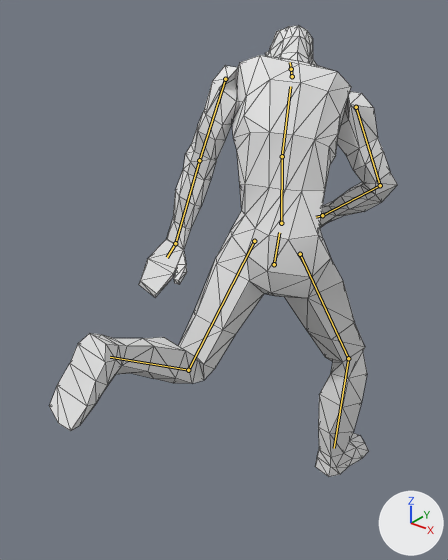
The glTF model assets/models/zombies/zombie_rig.glb as it was, and as the next commit left it.
Both versions are drawn from a 50 mm camera at (0.979, -1.465, 1.587) aimed at (-0.089, -0.13, 0.76). The axes (+X, +Y, +Z) are drawn at lower right. The lights are the same throughout. The first picture is the older version. Both versions are drawn at frame 4 of the action 'stun'; the numbers are the values there. The bones that change are drawn over the model as lines. Mesh edges are drawn as thin lines.

The first picture shows 'Cuerpo'.
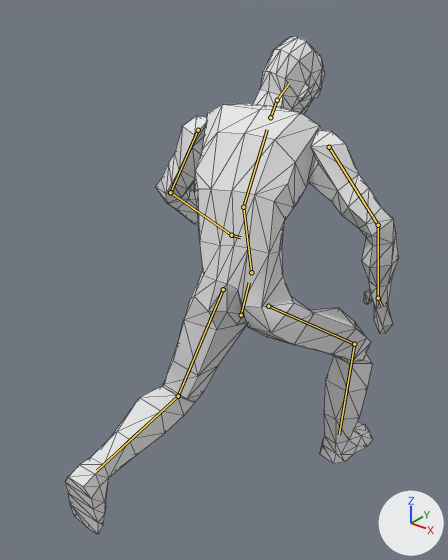
Location of each change, (x1, y1, x2, y2) in pixels of the pictures (448 x 560 px):
```json
{"object": "Cuerpo", "change": "posed", "before": [49, 26, 398, 477], "after": [65, 37, 399, 534], "on screen": "10% taller"}
{"bone": "pelvis", "before": "(274, 264) to (279, 232)", "after": "(241, 315) to (249, 282)"}
{"bone": "spine", "before": "(281, 223) to (282, 156)", "after": "(251, 272) to (243, 207)"}
{"bone": "chest", "before": "(282, 156) to (290, 86)", "after": "(243, 207) to (267, 129)"}
{"bone": "neck", "before": "(292, 76) to (291, 69)", "after": "(270, 117) to (277, 100)"}
{"bone": "head", "before": "(291, 69) to (290, 62)", "after": "(277, 100) to (289, 83)"}
{"bone": "upper_arm_left", "before": "(225, 79) to (199, 160)", "after": "(198, 130) to (170, 192)"}
{"bone": "forearm_left", "before": "(199, 160) to (175, 243)", "after": "(170, 192) to (231, 235)"}
{"bone": "hand_left", "before": "(175, 243) to (167, 257)", "after": "(231, 235) to (240, 237)"}
{"bone": "upper_arm_right", "before": "(356, 107) to (380, 185)", "after": "(329, 147) to (378, 225)"}
{"bone": "forearm_right", "before": "(380, 185) to (322, 215)", "after": "(378, 225) to (378, 298)"}
{"bone": "hand_right", "before": "(322, 215) to (316, 217)", "after": "(378, 298) to (382, 306)"}
{"bone": "thigh_left", "before": "(254, 241) to (188, 370)", "after": "(223, 289) to (178, 396)"}
{"bone": "shin.L", "before": "(188, 370) to (110, 357)", "after": "(178, 396) to (97, 470)"}
{"bone": "thigh_right", "before": "(300, 254) to (348, 358)", "after": "(268, 306) to (354, 344)"}
{"bone": "shin.R", "before": "(348, 358) to (334, 448)", "after": "(354, 344) to (339, 435)"}
```

Scene script edits in JSON lines:
```json
{"block": "bone_pelvis", "where": "bone_pelvis = bpy.data.objects['rig'].pose.bones['pelvis']  # child of 'root'"}
{"op": "set", "path": "bone_pelvis.location", "old": "(0.0, -0.09, 0.023)", "new": "(0.005, -0.239, -0.102)"}
{"op": "set", "path": "bone_pelvis.rotation_quaternion", "old": "(1.0, 0.0, 0.0, 0.0)", "new": "(0.998, 0.063, 0.0, 0.0)", "note": "degrees (0, 0, 0) -> degrees (7, 0, 0)"}
{"block": "bone_spine", "where": "bone_spine = bpy.data.objects['rig'].pose.bones['spine']  # child of 'pelvis'"}
{"op": "set", "path": "bone_spine.rotation_quaternion", "old": "(0.933, 0.082, 0.348, -0.048)", "new": "(0.975, -0.052, 0.186, -0.106)", "note": "degrees (9, 41, -2) -> degrees (-9, 21, -14)"}
{"block": "bone_chest", "where": "bone_chest = bpy.data.objects['rig'].pose.bones['chest']  # child of 'spine'"}
{"op": "set", "path": "bone_chest.rotation_quaternion", "old": "(0.939, 0.329, 0.03, 0.099)", "new": "(0.929, 0.347, -0.062, 0.113)", "note": "degrees (39, -1, 12) -> degrees (40, -11, 10)"}
{"block": "bone_neck", "where": "bone_neck = bpy.data.objects['rig'].pose.bones['neck']  # child of 'chest'"}
{"op": "set", "path": "bone_neck.rotation_quaternion", "old": "(1.0, 0.0, 0.0, 0.0)", "new": "(0.973, -0.227, -0.046, 0.028)", "note": "degrees (0, 0, 0) -> degrees (-26, -4, 4)"}
{"block": "bone_head", "where": "bone_head = bpy.data.objects['rig'].pose.bones['head']  # child of 'neck'"}
{"op": "set", "path": "bone_head.rotation_quaternion", "old": "(0.984, 0.18, 0.0, 0.0)", "new": "(0.975, 0.155, -0.072, 0.142)", "note": "degrees (21, 0, 0) -> degrees (17, -11, 15)"}
{"block": "bone_upper_arm_left", "where": "bone_upper_arm_left = bpy.data.objects['rig'].pose.bones['upper_arm_left']  # child of 'shoulder_left'"}
{"op": "set", "path": "bone_upper_arm_left.rotation_quaternion", "old": "(0.525, 0.27, 0.758, 0.279)", "new": "(0.782, 0.331, 0.407, 0.338)", "note": "degrees (113, 40, 113) -> degrees (60, 24, 61)"}
{"block": "bone_forearm_left", "where": "bone_forearm_left = bpy.data.objects['rig'].pose.bones['forearm_left']  # child of 'upper_arm_left'"}
{"op": "set", "path": "bone_forearm_left.rotation_quaternion", "old": "(0.984, -0.165, -0.067, -0.001)", "new": "(0.902, 0.405, -0.046, 0.144)", "note": "degrees (-19, -8, 1) -> degrees (47, -11, 13)"}
{"block": "bone_hand_left", "where": "bone_hand_left = bpy.data.objects['rig'].pose.bones['hand_left']  # child of 'forearm_left'"}
{"op": "set", "path": "bone_hand_left.rotation_quaternion", "old": "(0.965, -0.047, -0.031, -0.257)", "new": "(0.962, 0.062, -0.088, 0.25)", "note": "degrees (-4, -5, -30) -> degrees (4, -12, 29)"}
{"block": "bone_upper_arm_right", "where": "bone_upper_arm_right = bpy.data.objects['rig'].pose.bones['upper_arm_right']  # child of 'shoulder_right'"}
{"op": "set", "path": "bone_upper_arm_right.rotation_quaternion", "old": "(0.896, 0.276, -0.248, -0.245)", "new": "(0.851, 0.197, -0.339, -0.349)", "note": "degrees (40, -18, -37) -> degrees (40, -26, -54)"}
{"block": "bone_forearm_right", "where": "bone_forearm_right = bpy.data.objects['rig'].pose.bones['forearm_right']  # child of 'upper_arm_right'"}
{"op": "set", "path": "bone_forearm_right.rotation_quaternion", "old": "(0.878, 0.461, 0.002, -0.128)", "new": "(0.965, 0.207, 0.143, -0.066)", "note": "degrees (55, 7, -13) -> degrees (24, 18, -4)"}
{"block": "bone_hand_right", "where": "bone_hand_right = bpy.data.objects['rig'].pose.bones['hand_right']  # child of 'forearm_right'"}
{"op": "set", "path": "bone_hand_right.rotation_quaternion", "old": "(0.975, 0.117, 0.044, -0.183)", "new": "(0.959, 0.168, 0.185, -0.136)", "note": "degrees (12, 7, -20) -> degrees (17, 24, -12)"}
{"block": "bone_thigh_left", "where": "bone_thigh_left = bpy.data.objects['rig'].pose.bones['thigh_left']  # child of 'pelvis'"}
{"op": "set", "path": "bone_thigh_left.rotation_quaternion", "old": "(0.957, 0.216, -0.175, -0.082)", "new": "(0.978, -0.059, -0.168, -0.108)", "note": "degrees (28, -17, -14) -> degrees (-5, -20, -12)"}
{"block": "bone_shin_l", "where": "bone_shin_l = bpy.data.objects['rig'].pose.bones['shin.L']  # child of 'thigh_left'"}
{"op": "set", "path": "bone_shin_l.rotation_quaternion", "old": "(0.653, 0.728, 0.153, -0.139)", "new": "(0.754, 0.636, 0.164, 0.003)", "note": "degrees (97, 24, 3) -> degrees (82, 14, 13)"}
{"block": "bone_thigh_right", "where": "bone_thigh_right = bpy.data.objects['rig'].pose.bones['thigh_right']  # child of 'pelvis'"}
{"op": "set", "path": "bone_thigh_right.rotation_quaternion", "old": "(0.843, -0.171, -0.479, 0.175)", "new": "(0.632, -0.468, 0.556, -0.269)", "note": "degrees (-43, -48, 44) -> degrees (-94, 27, -75)"}
{"block": "bone_shin_r", "where": "bone_shin_r = bpy.data.objects['rig'].pose.bones['shin.R']  # child of 'thigh_right'"}
{"op": "set", "path": "bone_shin_r.rotation_quaternion", "old": "(0.804, 0.141, 0.545, -0.193)", "new": "(0.695, 0.476, -0.498, 0.207)", "note": "degrees (3, 68, -25) -> degrees (83, -63, -24)"}
```
